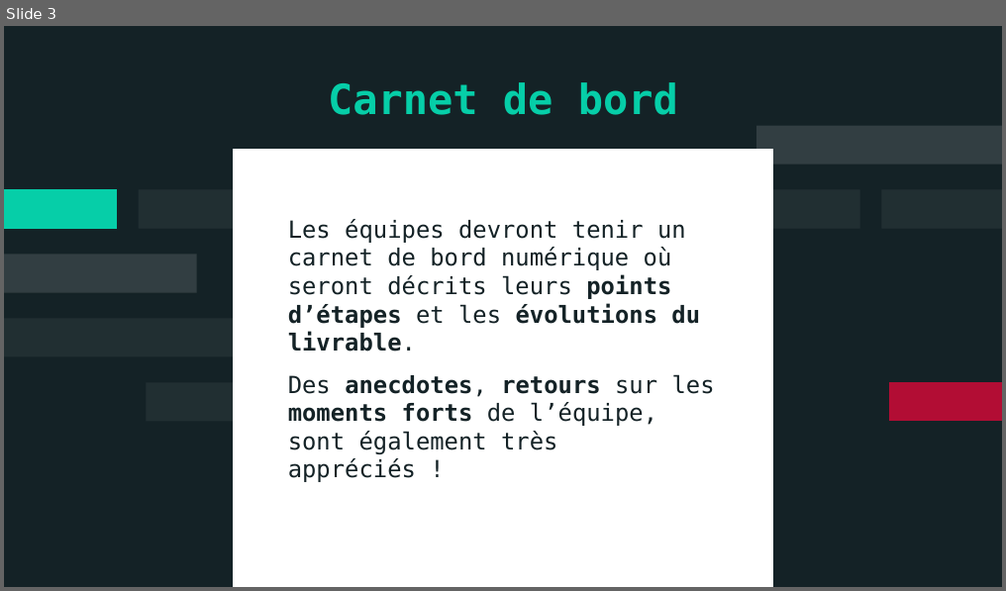
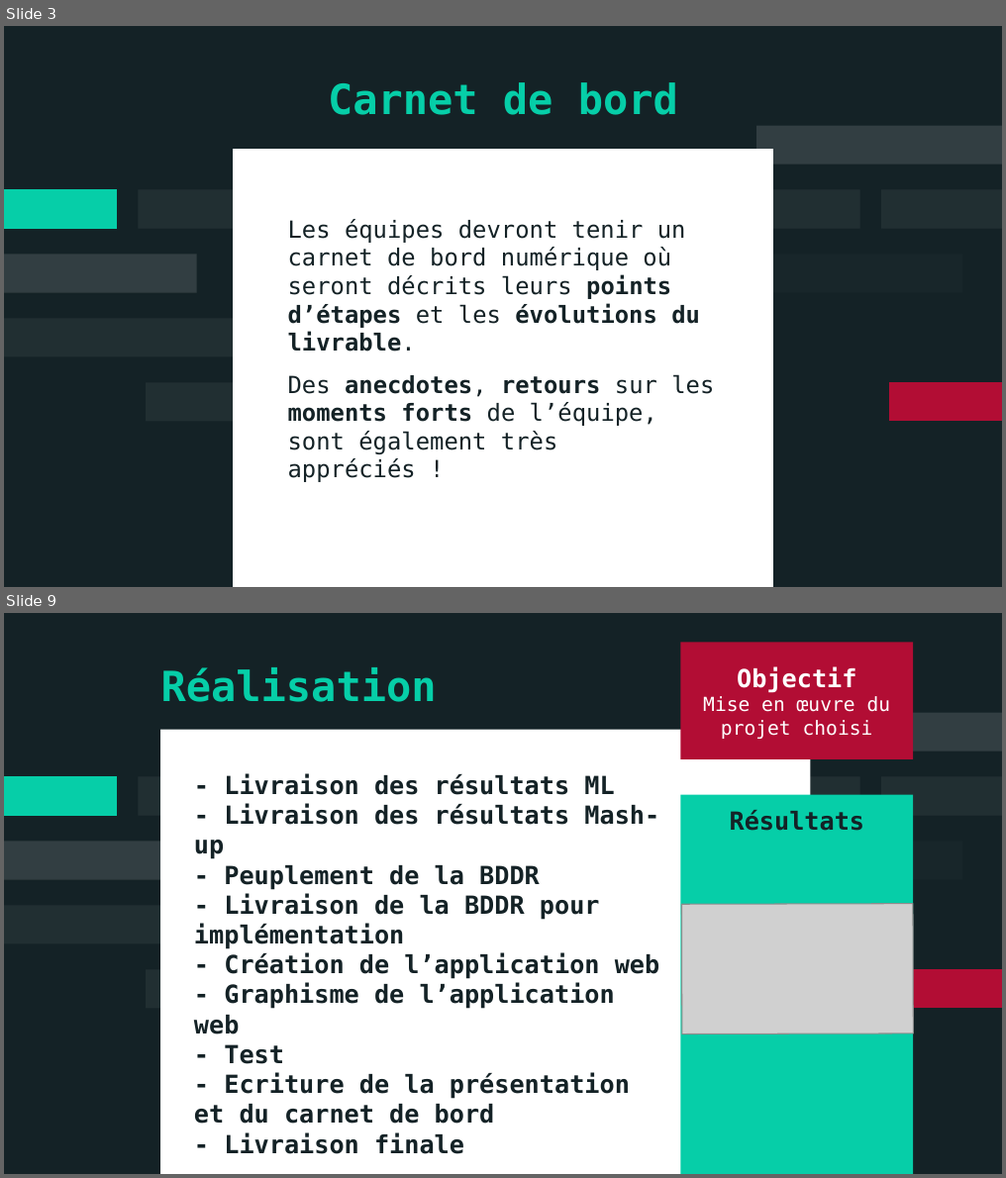
Before and after one commit to ademec/Drama-Queen, a slide deck: 2021-09 _ Carnet de bord.pptx. Shown one above the other, each under a label of ours: slide 3 before the commit, slides 3 and 9 after it; the slides between them are not shown. The pictures are 1006x591 and 1006x1178 pixels, drawn with LibreOffice and Linux fonts; fonts in the diff are those of the drawing; grey boxes stand for pictures. Boxes give left, top, right and bottom in pixels: in the first picture for what was removed or moved away, otherwise in the second. Text is boxed around its words. In the diff, an @@ line names an element or a change of style, - is before the commit and + after.

Commit message:
carnet de bord complété

```diff
--- a/2021-09 _ Carnet de bord.pptx
+++ b/2021-09 _ Carnet de bord.pptx
@@ slide 9 added at box(4, 613, 1002, 1174), background #142226; not listed: 10 template elements that a slide beside it also shows @@
@@ rectangle added at box(680, 642, 913, 760), fill #B20D34, 14 pt, text #FFFFFF @@
+Objectif
+Mise en œuvre du projet choisi
@@ text added at box(161, 667, 437, 702), 30 pt, text #06CEA8, bold @@
+Réalisation
@@ rectangle added at box(160, 730, 810, 1174), fill #FFFFFF @@
@@ text added at box(194, 773, 660, 1155), 18 pt, text #142226, bold @@
+- Livraison des résultats ML
+- Livraison des résultats Mash-up
+- Peuplement de la BDDR
+- Livraison de la BDDR pour implémentation
+- Création de l’application web
+- Graphisme de l’application web
+- Test
+- Ecriture de la présentation et du carnet de bord
+- Livraison finale
@@ rectangle added at box(680, 794, 913, 1174), fill #06CEA8, 18 pt, text #142226, bold @@
+Résultats
@@ picture added at box(681, 904, 913, 1035) @@
```
Also in this commit, not shown: 10 other slides changed, 1 other slide added.
